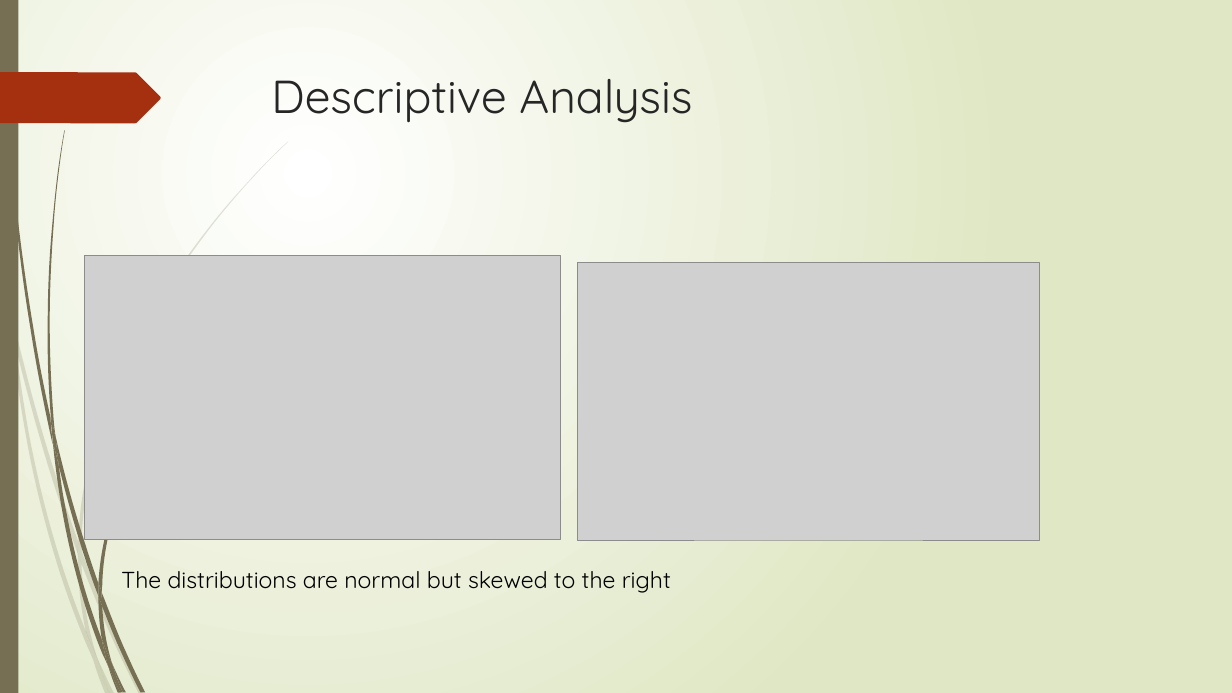
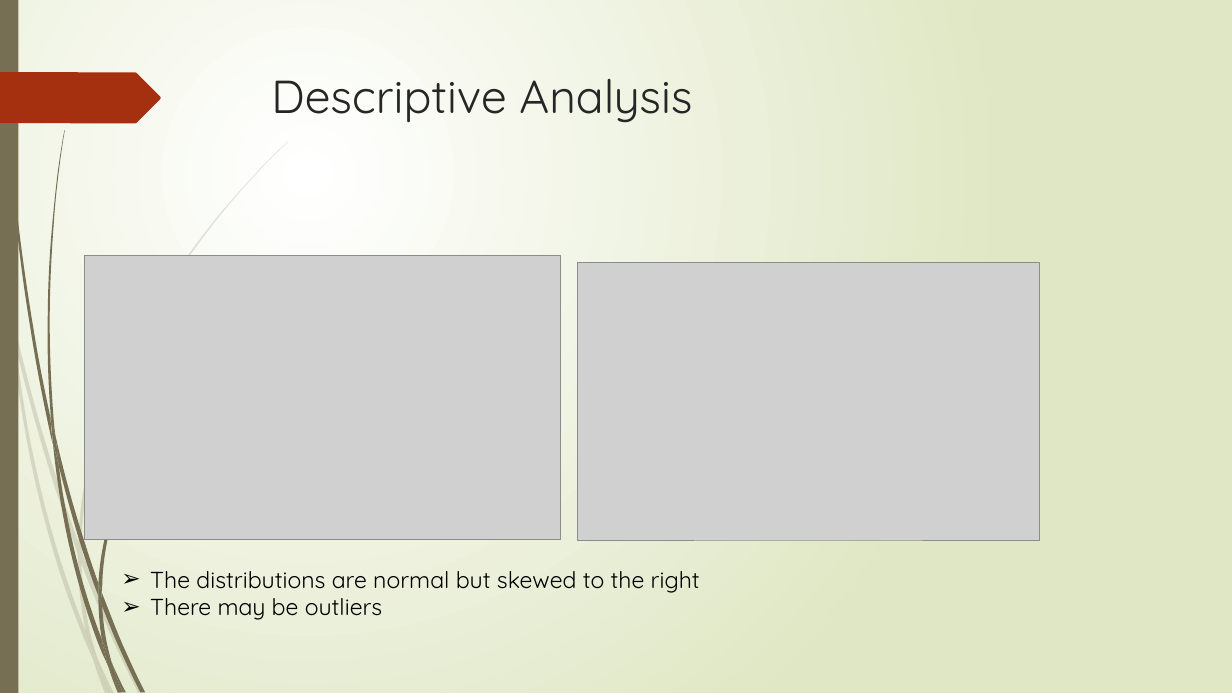
Before and after one commit to Flying-Bananasuar/MachineLearning, a slide deck: slide 7 of Predicting California Housing Price.pptx. Drawn at 1232x693 pixels with LibreOffice and Linux fonts; fonts in the diff are those of the drawing; grey boxes stand for pictures. Boxes give left, top, right and bottom in pixels: in the first picture for what was removed or moved away, otherwise in the second. Text is boxed around its words. In the diff, an @@ line names an element or a change of style, - is before the commit and + after.

```diff
--- a/Predicting California Housing Price.pptx
+++ b/Predicting California Housing Price.pptx
@@ text at (150,598,383,620): paragraph added @@
+➢ There may be outliers
@@ text at (150,571,700,593): bullet none to ➢ @@
```
Also in this commit, not shown: 16 other slides changed, 2 slides removed.
